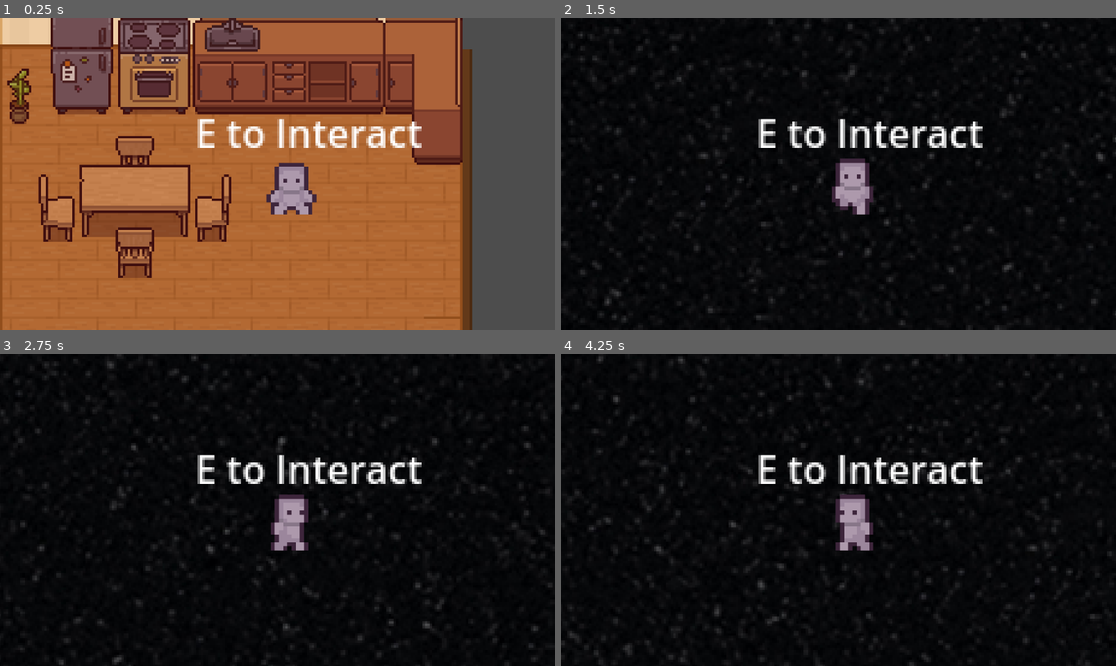
Above: before the commit, frames 1-4 (two rows, left to right).
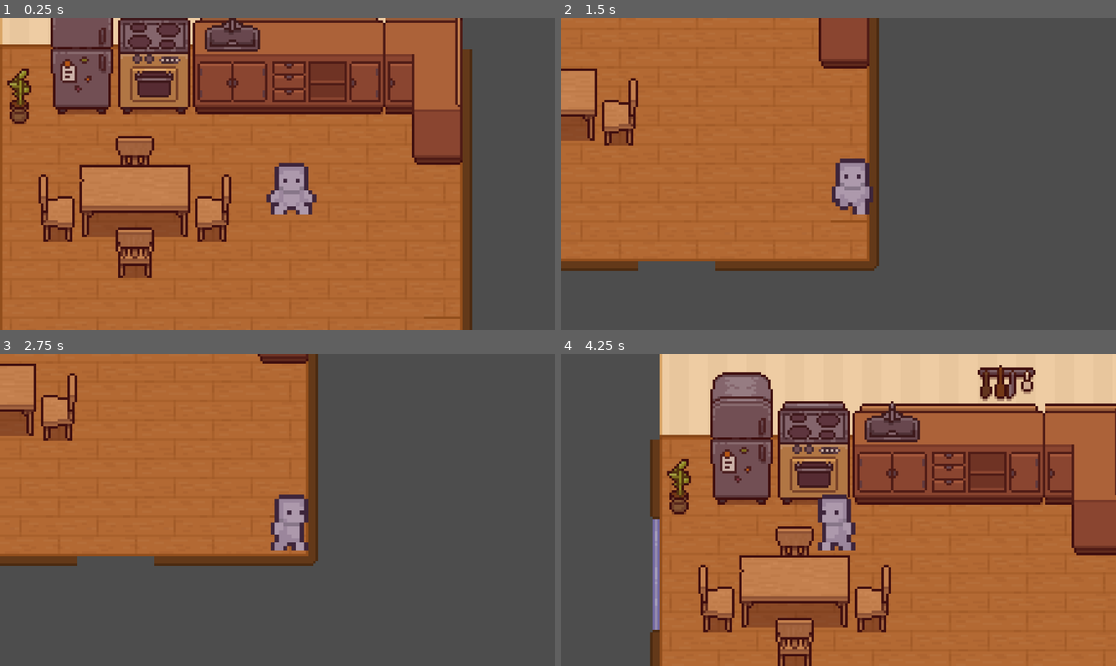
Above: after the commit, the same moments.

Repository: dddddakari/purgency
Game: Godot game, scene res://background/kitchen01.tscn
The game is run twice, just before and just after one commit, with the same random seed, the same clock (stepped at 60 frames per second) and the same inputs.
Inputs:
- Up to frame 1 (0.25 s): no input
- Up to frame 2 (1.5 s): hold Right (ui_right) 0.53-1.28 s; hold E (interact) 0.53-1.28 s; hold Down (ui_down) from 1.28 s (still down); tap E (interact) at 1.35 s
- Up to frame 3 (2.75 s): release Down (ui_down) at 2.03 s; hold Right (ui_right) from 2.03 s (still down); hold E (interact) from 2.03 s (still down)
- Up to frame 4 (4.25 s): release Right (ui_right) at 2.78 s; release E (interact) at 2.78 s; hold Up (ui_up) 2.78-3.53 s; tap E (interact) at 2.85 s; hold Left (ui_left) from 3.53 s (still down); hold E (interact) from 3.53 s (still down)

The runs differ from the first frame. In frame 1, 1.7% of the frame differs, in the area x 35-76%, y 32-42%; in frame 2, 99%; in frame 3, 99%; in frame 4, 100%, in the area x 0-100%, y 0-100%.

Commit message:
Merge branch 'main' into maxim

Diff:
--- a/purgency-/background/area_2d.gd
+++ b/purgency-/area_2d.gd
@@ -10,5 +10,5 @@
 
 func _process(_delta):
 	if entered == true:
-		if Input.is_action_just_pressed("interact"):
-			get_tree().change_scene_to_file("res://background/outside/black_scene.tscn")
+		if Input.is_action_just_pressed("ui_interact"):
+			get_tree().change_scene_to_file("res://background/kitchen.tscn")
--- a/purgency-/background/outside/black_scene.tscn
+++ b/purgency-/background/black_scene.tscn
@@ -1,8 +1,8 @@
-[gd_scene load_steps=5 format=3 uid="uid://mcqkuakwpw6"]
+[gd_scene load_steps=5 format=3 uid="uid://c65r7n7ogk5at"]
 
-[ext_resource type="Script" uid="uid://bgm5jnsg630f4" path="res://background/outside/area_2d.gd" id="2_dr6vr"]
-[ext_resource type="PackedScene" uid="uid://dqm0mk3hhq2c0" path="res://entities/player/player.tscn" id="2_yr563"]
-[ext_resource type="Texture2D" uid="uid://cstojhgu67nqv" path="res://background/outside/back.jpg" id="3_ocfx7"]
+[ext_resource type="Texture2D" path="res://background/outside/back.jpg" id="1_tvbw6"]
+[ext_resource type="PackedScene" uid="uid://dqm0mk3hhq2c0" path="res://entities/player/player.tscn" id="2_3fl4l"]
+[ext_resource type="Script" uid="uid://d102vt75qbi5o" path="res://area_2d.gd" id="3_5lhwi"]
 
 [sub_resource type="CircleShape2D" id="CircleShape2D_yr563"]
 radius = 304.795
@@ -13,9 +13,9 @@
 [node name="Back" type="Sprite2D" parent="."]
 position = Vector2(-1045, -456.5)
 scale = Vector2(1.184, 0.673)
+texture = ExtResource("1_tvbw6")
 
-[node name="Player" parent="." instance=ExtResource("2_yr563")]
-z_index = 3
+[node name="Player" parent="." instance=ExtResource("2_3fl4l")]
 position = Vector2(-1037, -602)
 
 [node name="Camera2D" type="Camera2D" parent="Player"]
@@ -32,15 +32,11 @@
 
 [node name="Area2D" type="Area2D" parent="."]
 position = Vector2(-1258, -622)
-script = ExtResource("2_dr6vr")
+script = ExtResource("3_5lhwi")
 
 [node name="CollisionShape2D" type="CollisionShape2D" parent="Area2D"]
 position = Vector2(243, 79)
 shape = SubResource("CircleShape2D_yr563")
 
-[node name="Back" type="Sprite2D" parent="Area2D"]
-position = Vector2(131, 320)
-texture = ExtResource("3_ocfx7")
-
 [connection signal="body_entered" from="Area2D" to="Area2D" method="_on_body_entered"]
 [connection signal="body_exited" from="Area2D" to="Area2D" method="_on_body_exited"]
--- a/purgency-/background/kitchen01.tscn
+++ b/purgency-/background/kitchen01.tscn
@@ -8,7 +8,6 @@
 [ext_resource type="Texture2D" uid="uid://dbnln7t4kg4nj" path="res://background/TopDownHouse_FurnitureState2.png" id="5_ir46g"]
 [ext_resource type="Texture2D" uid="uid://d1440o7a1fnwt" path="res://background/TopDownHouse_SmallItems.png" id="6_86o3m"]
 [ext_resource type="PackedScene" uid="uid://dqm0mk3hhq2c0" path="res://entities/player/player.tscn" id="7_f7jwb"]
-[ext_resource type="Script" uid="uid://uc2w637g5i8c" path="res://background/area_2d.gd" id="9_d0mku"]
 
 [sub_resource type="TileSetAtlasSource" id="TileSetAtlasSource_oo3te"]
 texture = ExtResource("1_pkqpq")
@@ -1685,14 +1684,11 @@
 size = Vector2(15, 10)
 
 [sub_resource type="SegmentShape2D" id="SegmentShape2D_nt3qv"]
-b = Vector2(96, 0)
+b = Vector2(92, 0)
 
 [sub_resource type="SegmentShape2D" id="SegmentShape2D_aw786"]
 a = Vector2(-23, 0)
 b = Vector2(42, 0)
-
-[sub_resource type="CircleShape2D" id="CircleShape2D_6iqww"]
-radius = 17.0294
 
 [node name="Kitchen01" type="Node2D"]
 
@@ -1791,13 +1787,3 @@
 [node name="wall-door-right" type="CollisionShape2D" parent="StaticBody2D"]
 position = Vector2(70, 115)
 shape = SubResource("SegmentShape2D_aw786")
-
-[node name="Area2D" type="Area2D" parent="."]
-script = ExtResource("9_d0mku")
-
-[node name="CollisionShape2D" type="CollisionShape2D" parent="Area2D"]
-position = Vector2(128, 209)
-shape = SubResource("CircleShape2D_6iqww")
-
-[connection signal="body_entered" from="Area2D" to="Area2D" method="_on_body_entered"]
-[connection signal="body_exited" from="Area2D" to="Area2D" method="_on_body_exited"]
--- /dev/null
+++ b/purgency-/background/outside.tscn
@@ -0,0 +1,3 @@
+[gd_scene format=3 uid="uid://cqj6ybiq41b84"]
+
+[node name="Outside" type="Area2D"]
--- a/purgency-/background/outside/area_2d.gd
+++ /dev/null
@@ -1,14 +0,0 @@
-extends Area2D
-
-var entered = false
-
-func _on_body_entered(_body: PhysicsBody2D):
-	entered = true
-
-func _on_body_exited(_body):
-		entered = false
-
-func _process(_delta):
-	if entered == true:
-		if Input.is_action_just_pressed("interact"):
-			get_tree().change_scene_to_file("res://background/outside/black_scene.tscn")
--- a/purgency-/background/outside/outside.tscn
+++ /dev/null
@@ -1,3 +0,0 @@
-[gd_scene format=3 uid="uid://dtlbq88wmyif3"]
-
-[node name="Outside" type="Area2D"]
--- a/purgency-/entities/player/player.tscn
+++ b/purgency-/entities/player/player.tscn
@@ -1,8 +1,7 @@
-[gd_scene load_steps=37 format=3 uid="uid://dqm0mk3hhq2c0"]
+[gd_scene load_steps=36 format=3 uid="uid://dqm0mk3hhq2c0"]
 
 [ext_resource type="Script" uid="uid://cy136o77vv0xn" path="res://scripts/player.gd" id="1_abrql"]
 [ext_resource type="Texture2D" uid="uid://cs0ppsqod3klo" path="res://entities/player/Prototype_Character.png" id="1_symyc"]
-[ext_resource type="PackedScene" uid="uid://cuq3e8q041hyd" path="res://interactionsystem/InteractingComponent.tscn" id="3_sglur"]
 
 [sub_resource type="AtlasTexture" id="AtlasTexture_abrql"]
 atlas = ExtResource("1_symyc")
@@ -285,11 +284,8 @@
 scale = Vector2(-1.73084, 1.64941)
 sprite_frames = SubResource("SpriteFrames_vewsg")
 autoplay = "default"
+frame_progress = 0.27628
 
 [node name="CollisionShape2D" type="CollisionShape2D" parent="."]
-visible = false
 position = Vector2(-1, -1)
 shape = SubResource("CircleShape2D_abrql")
-
-[node name="InteractingComponent" parent="." instance=ExtResource("3_sglur")]
-position = Vector2(-41, -62)
--- a/purgency-/project.godot
+++ b/purgency-/project.godot
@@ -54,6 +54,12 @@
 "events": [Object(InputEventKey,"resource_local_to_scene":false,"resource_name":"","device":-1,"window_id":0,"alt_press …(192 unchanged characters)…
 ]
 }
+ui_interact={
+"deadzone": 0.2,
+"events": [Object(InputEventKey,"resource_local_to_scene":false,"resource_name":"","device":-1,"window_id":0,"alt_pressed":false,"shift_pressed":false,"ctrl_pressed":false,"meta_pressed":false,"pressed":false,"keycode":0,"physical_keycode":69,"key_label":0,"unicode":101,"location":0,"echo":false,"script":null)
+, Object(InputEventKey,"resource_local_to_scene":false,"resource_name":"","device":-1,"window_id":0,"alt_pressed":false,"shift_pressed":false,"ctrl_pressed":false,"meta_pressed":false,"pressed":false,"keycode":0,"physical_keycode":70,"key_label":0,"unicode":102,"location":0,"echo":false,"script":null)
+]
+}
 
 [layer_names]
 
--- a/purgency-/scripts/player.gd
+++ b/purgency-/scripts/player.gd
@@ -6,10 +6,10 @@
 func _ready():
 	$Sprite2D.play("default")
 
-func _physics_process(delta):
-	player_movement(delta)
+func _physics_process(_delta):
+	player_movement(_delta)
 
-func player_movement(delta):
+func player_movement(_delta):
 
 	if Input.is_action_pressed("ui_right"):
 		current_dir = "right"
Not shown, removed: purgency-/background/area_2d.gd.uid
Not shown: 1 places in purgency-/background/kitchen01.tscn that only renumber resources
Not shown, removed: purgency-/background/outside/area_2d.gd.uid
Binary file removed: purgency-/background/outside/back.jpg
Not shown, removed: purgency-/background/outside/back.jpg.import
Not shown, added: .gitignore
